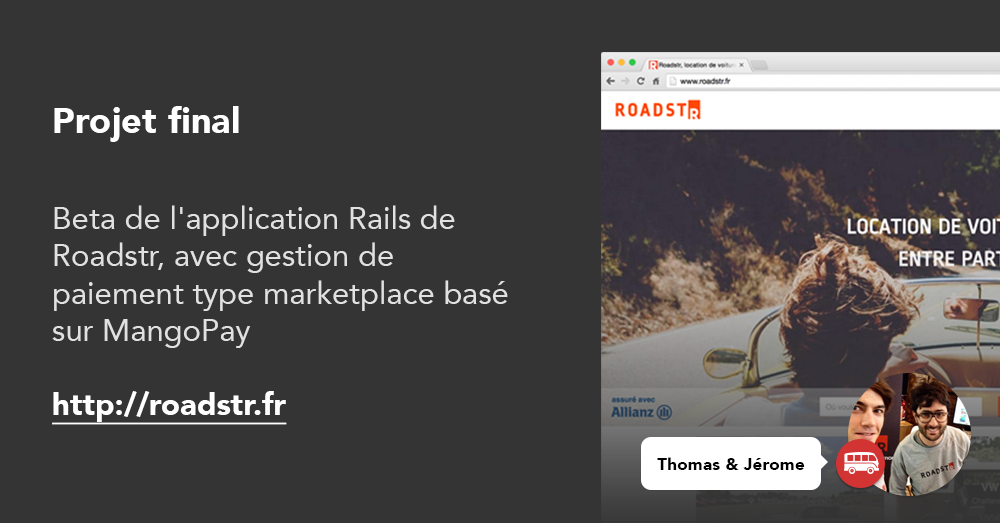
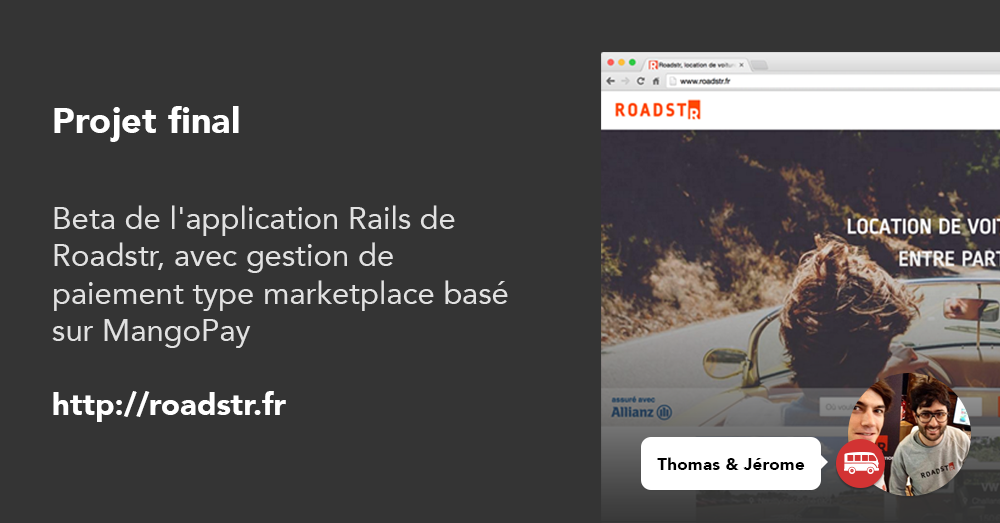
Two versions of the same layered image (1000×523). Layer-by-layer changes:
painted on "Projet final Beta de l'application Rails de Roadstr, avec gest" over [52, 422, 287, 425]
